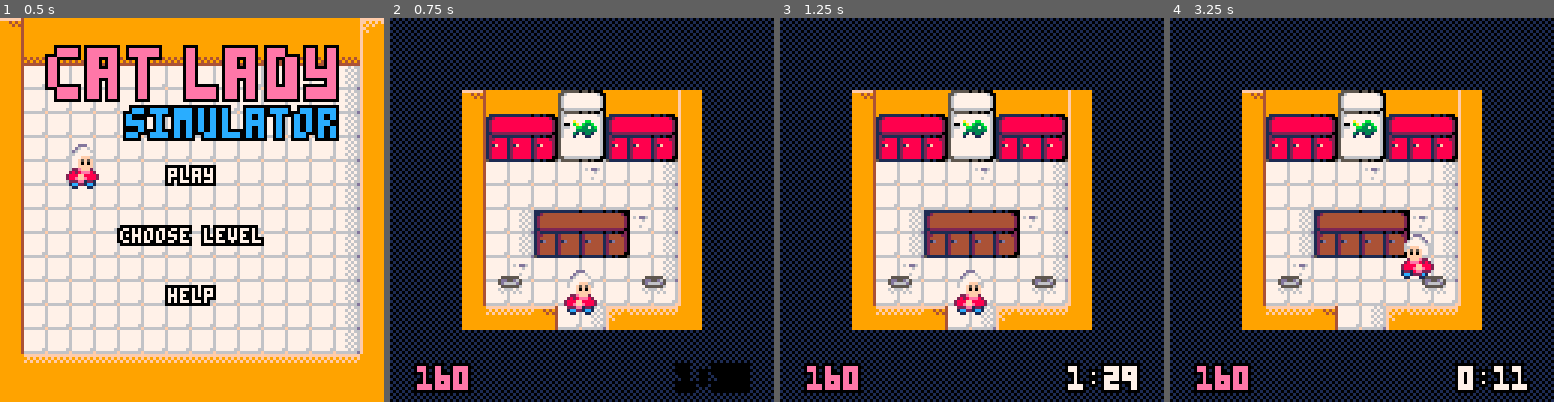
Above: before the commit, frames 1-4 (left to right).
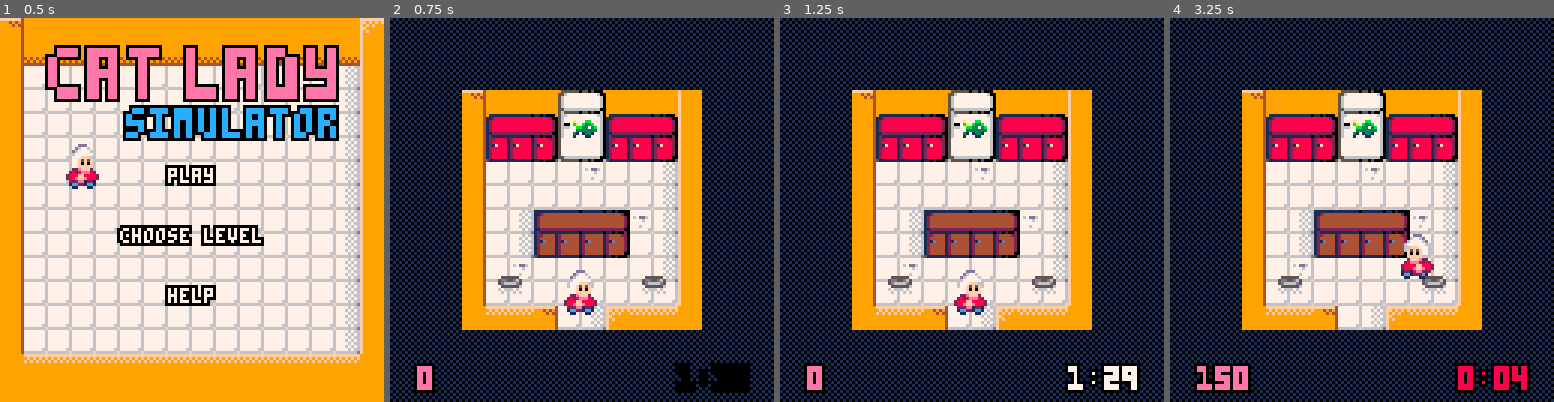
Above: after the commit, the same moments.

Repository: escargames/Cat-Lady-Simulator
Game: PICO-8 cartridge catlady.p8
The game is run twice, just before and just after one commit, with the same random seed, the same clock (stepped at 60 frames per second) and the same inputs.
Inputs:
- Up to frame 1 (0.5 s): tap X (X key) at 0.33 s
- Up to frame 2 (0.75 s): tap O (Z key) at 0.7 s
- Up to frame 3 (1.25 s): tap X (X key) at 1.07 s
- Up to frame 4 (3.25 s): hold Right 1.6-2.1 s; hold P2 Left 1.6-2.1 s; tap O (Z key) every 0.4 s from 1.7 to 2.9 s; tap X (X key) at 1.85, 2.97 s; hold Up 2.15-2.42 s; hold P2 Down 2.15-2.42 s; hold Right 2.47-3.03 s; hold P2 Left 2.47-3.03 s; hold Left from 3.08 s (still down); hold P2 Right from 3.08 s (still down)

Frame 1 is identical in both runs. In frame 2, 0.7% of the frame differs, in the area x 6-22%, y 89-98%; in frame 3, 0.7%; in frame 4, 0.8%, in the area x 11-94%, y 89-98%.

Commit message:
Debug: score += 50 by pressing s.

Diff:
--- a/catlady.p8
+++ b/catlady.p8
@@ -268,7 +268,7 @@
     player = {x = desc.start_x, y = desc.start_y, dir = 1, spd = desc.speed, bob = 0, walk = 0.2}
     cats = {}
 
-    score = 160
+    score = 0
     compute_resources()
     compute_paths()
 end
@@ -276,8 +276,10 @@
 function update_play()
     -- add a cat by pressing tab
     if btnp(4, 1) then add_cat() end
-    -- set timer to 12 seconds by pressing f
-    if btnp(1, 1) then timer = {min=0,sec=12} end
+    -- add 50 to score by pressing s
+    if btnp(0, 1) then score += 50 end
+    -- set timer to 5 seconds by pressing f
+    if btnp(1, 1) then timer = {min=0,sec=5} end
     update_score()
     update_player()
     update_cats()
